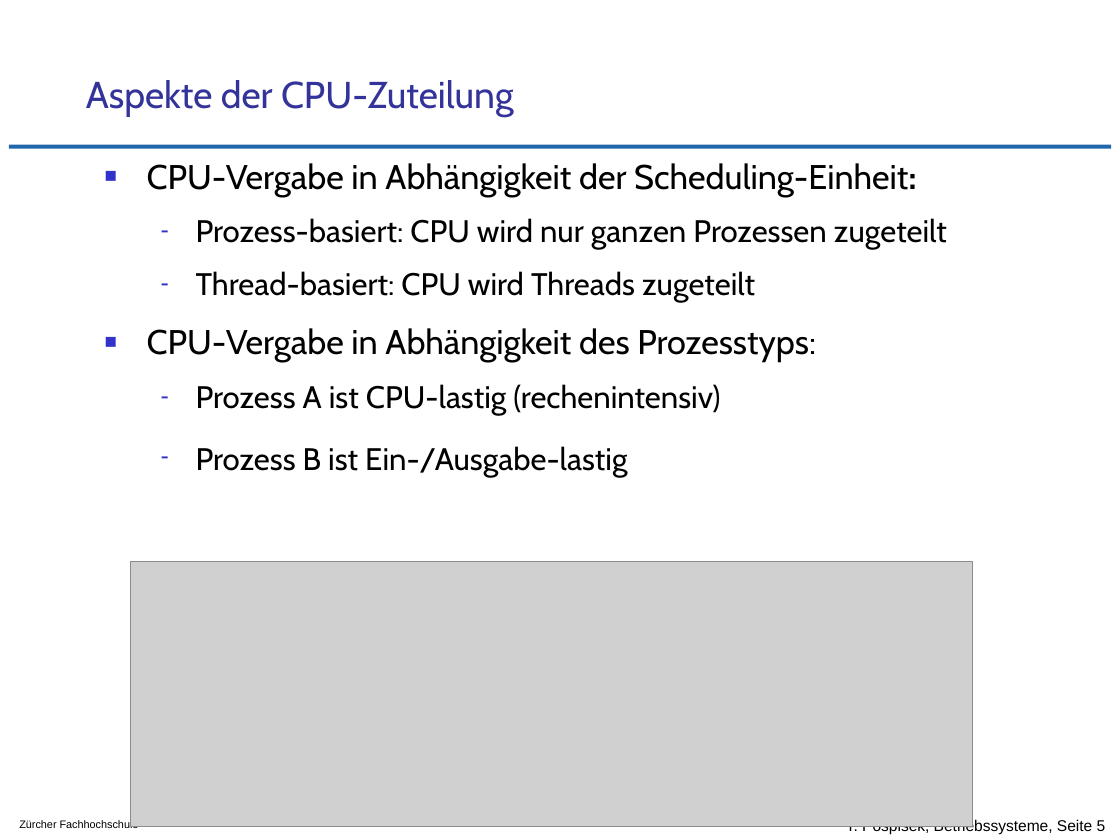
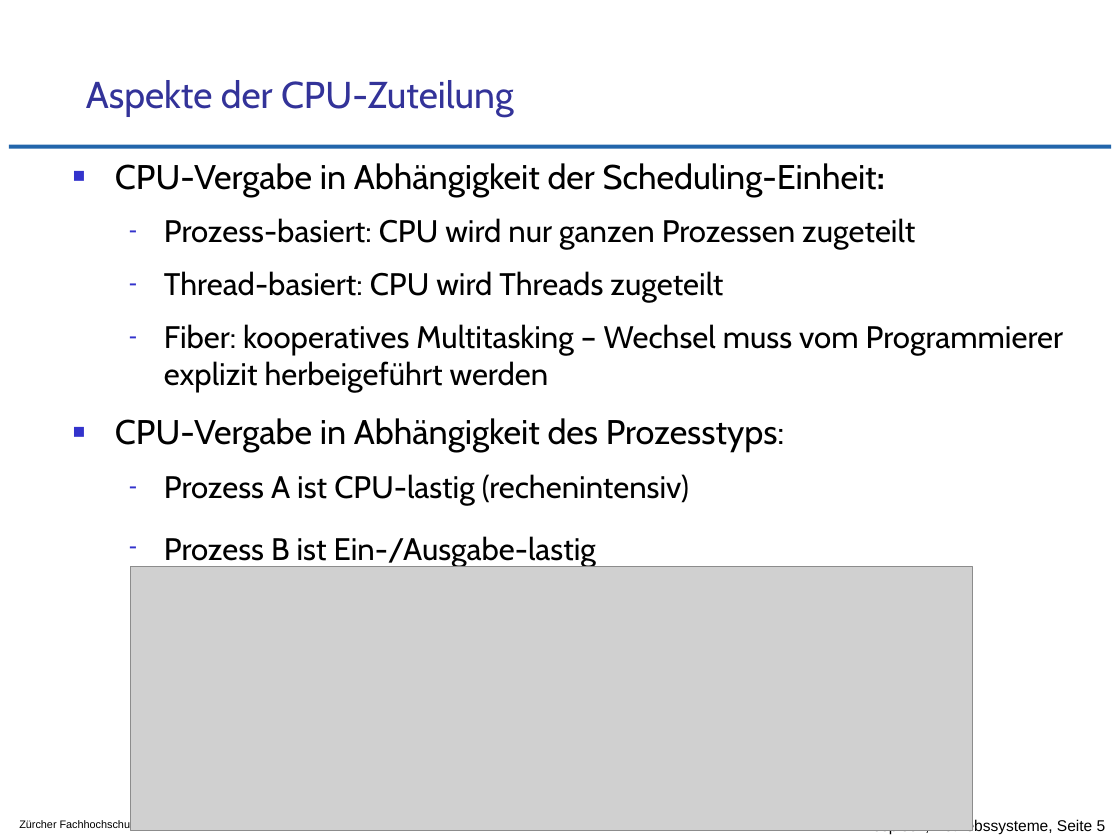
Before and after one commit to tpo/betriebssysteme, a slide deck: slide 5 of 05-3_CPU_Scheduling_Grundkonzepte.odp. Drawn at 1120x840 pixels with LibreOffice and Linux fonts; fonts in the diff are those of the drawing; grey boxes stand for pictures; background and template pictures are left out. Boxes give left, top, right and bottom in pixels: in the first picture for what was removed or moved away, otherwise in the second. Text is boxed around its words. In the diff, an @@ line names an element or a change of style, - is before the commit and + after.

```diff
--- a/05-3_CPU_Scheduling_Grundkonzepte.odp
+++ b/05-3_CPU_Scheduling_Grundkonzepte.odp
@@ text "CPU-Vergabe in Abhängigkeit der Scheduling-Einheit:": place and size @@
-text "CPU-Vergabe in Abhängigkeit der Scheduling-Einheit:" at [147, 163, 947, 477]
+text "CPU-Vergabe in Abhängigkeit der Scheduling-Einheit:" at [115, 163, 1063, 568]
@@ text at [164, 324, 1063, 393]: paragraph added @@
+  – Fiber: kooperatives Multitasking – Wechsel muss vom Programmierer explizit herbeigeführt werden
@@ picture: place and size @@
-picture at [131, 562, 972, 827]
+picture at [131, 567, 972, 831]
```
Also in this commit, not shown: 2 other slides changed, 15 other files.
